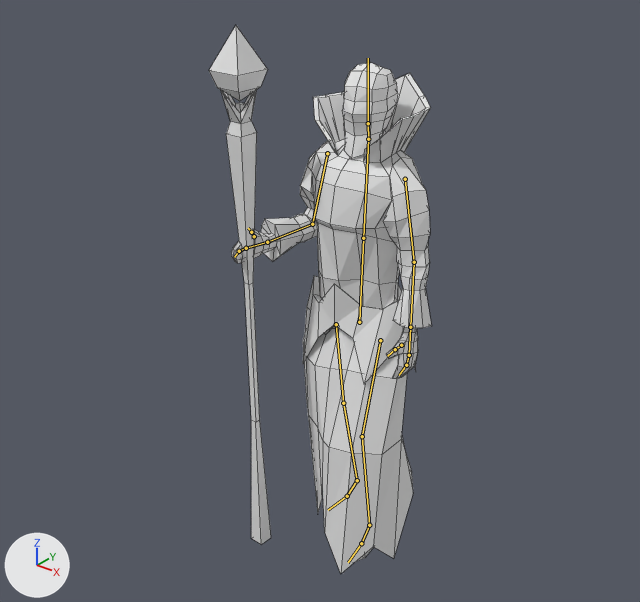
An edit to the Blender file Assets/Objects/Characters/Earth Mage/earth_mage_3.blend, drawn before and after from the same camera.
One viewpoint serves both versions: a camera (50 mm lens) standing at (7.02, -9.62, 9.99) and looking at (-0.93, 0.33, 3.82). Arrows for +X, +Y and +Z are at lower left; the lights stay in place. Both versions are drawn at frame 20 of the action 'Walk_blocking'; the numbers are the values there. The bones that bend it are drawn over the model as lines. Mesh edges are drawn as thin lines.

Names of what the first picture shows: 'Sphere', 'character mesh'.
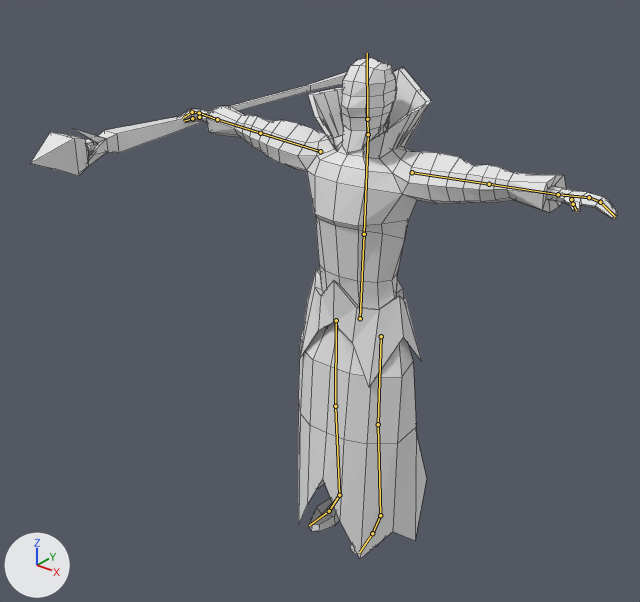
Diff of the bpy script that builds the scene:
```diff
--- a/Assets/Objects/Characters/Earth Mage/earth_mage_3.blend.py
+++ b/Assets/Objects/Characters/Earth Mage/earth_mage_3.blend.py
@@ bone_torso @@
 bone_torso = bpy.data.objects['Armature.001'].pose.bones['Torso']
-bone_torso.location = (0.0, -0.06, 0.0)
+bone_torso.location = (0.0, 0.0, 0.0)
@@ bone_chest @@
 bone_chest = bpy.data.objects['Armature.001'].pose.bones['Chest']  # child of 'Torso'
-bone_chest.rotation_quaternion = (0.996, 0.0, -0.093, 0.003)  # degrees (0, -11, 0)
+bone_chest.rotation_quaternion = (1.0, 0.0, 0.0, 0.0)  # degrees (0, 0, 0)
@@ bone_neck @@
 bone_neck = bpy.data.objects['Armature.001'].pose.bones['Neck']  # child of 'Chest'
-bone_neck.rotation_quaternion = (0.987, 0.0, 0.159, -0.016)  # degrees (0, 18, -2)
+bone_neck.rotation_quaternion = (1.0, 0.0, 0.0, 0.0)  # degrees (0, 0, 0)
@@ bone_upper_arm_l @@
 bone_upper_arm_l = bpy.data.objects['Armature.001'].pose.bones['Upper Arm.L']  # child of 'Chest'
-bone_upper_arm_l.rotation_quaternion = (0.75, 0.65, -0.1, -0.15)  # degrees (81, 3, -20)
+bone_upper_arm_l.rotation_quaternion = (1.0, 0.0, 0.0, 0.0)  # degrees (0, 0, 0)
@@ bone_lower_arm_l @@
 bone_lower_arm_l = bpy.data.objects['Armature.001'].pose.bones['Lower Arm.L']  # child of 'Upper Arm.L'
-bone_lower_arm_l.rotation_quaternion = (0.973, 0.019, 0.208, 0.102)  # degrees (5, 24, 13)
+bone_lower_arm_l.rotation_quaternion = (1.0, 0.0, 0.0, 0.0)  # degrees (0, 0, 0)
@@ bone_upper_arm_r @@
 bone_upper_arm_r = bpy.data.objects['Armature.001'].pose.bones['Upper Arm.R']  # child of 'Chest'
-bone_upper_arm_r.rotation_quaternion = (0.75, -0.65, 0.1, 0.15)  # degrees (-81, 20, 6)
+bone_upper_arm_r.rotation_quaternion = (1.0, 0.0, 0.0, 0.0)  # degrees (0, 0, 0)
@@ bone_lower_arm_r @@
 bone_lower_arm_r = bpy.data.objects['Armature.001'].pose.bones['Lower Arm.R']  # child of 'Upper Arm.R'
-bone_lower_arm_r.rotation_quaternion = (0.734, -0.53, -0.029, 0.425)  # degrees (-61, 24, 46)
+bone_lower_arm_r.rotation_quaternion = (1.0, 0.0, 0.0, 0.0)  # degrees (0, 0, 0)
@@ bone_leg_control_l @@
 bone_leg_control_l = bpy.data.objects['Armature.001'].pose.bones['Leg Control.L']
-bone_leg_control_l.location = (-0.05, 0.3, 0.0)
+bone_leg_control_l.location = (0.0, 0.0, 0.0)
@@ bone_leg_control_r @@
 bone_leg_control_r = bpy.data.objects['Armature.001'].pose.bones['Leg Control.R']
-bone_leg_control_r.location = (-0.08, -0.51, 0.0)
+bone_leg_control_r.location = (0.0, 0.0, 0.0)
```

Boxes (x1, y1, x2, y2) around the edits, measured in the pictures (640 x 602 px):
'character mesh', posed (117% wider)
    before: (231, 63, 432, 573)
    after: (180, 58, 617, 559)
'Sphere', posed (468% wider, 78% shorter)
    before: (209, 26, 271, 545)
    after: (31, 62, 388, 176)
bone 'Torso', root to tip
    before: (359, 322) to (363, 238)
    after: (360, 318) to (364, 234)
bone 'Chest', root to tip
    before: (363, 238) to (368, 139)
    after: (364, 234) to (368, 134)
bone 'Neck', root to tip
    before: (368, 139) to (368, 123)
    after: (368, 134) to (367, 119)
bone 'Upper Arm.L', root to tip
    before: (405, 179) to (414, 262)
    after: (412, 172) to (489, 184)
bone 'Lower Arm.L', root to tip
    before: (414, 262) to (410, 327)
    after: (489, 184) to (558, 194)
bone 'Upper Arm.R', root to tip
    before: (327, 153) to (312, 224)
    after: (320, 151) to (260, 133)
bone 'Lower Arm.R', root to tip
    before: (312, 224) to (267, 242)
    after: (260, 133) to (217, 119)
